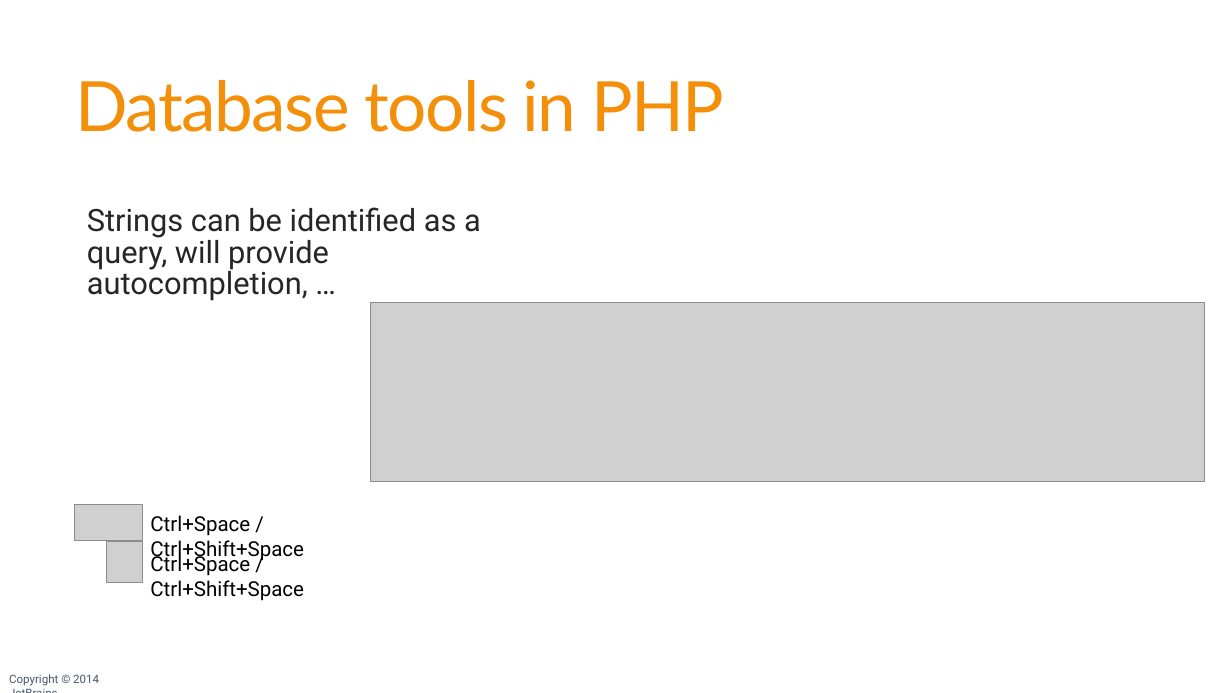
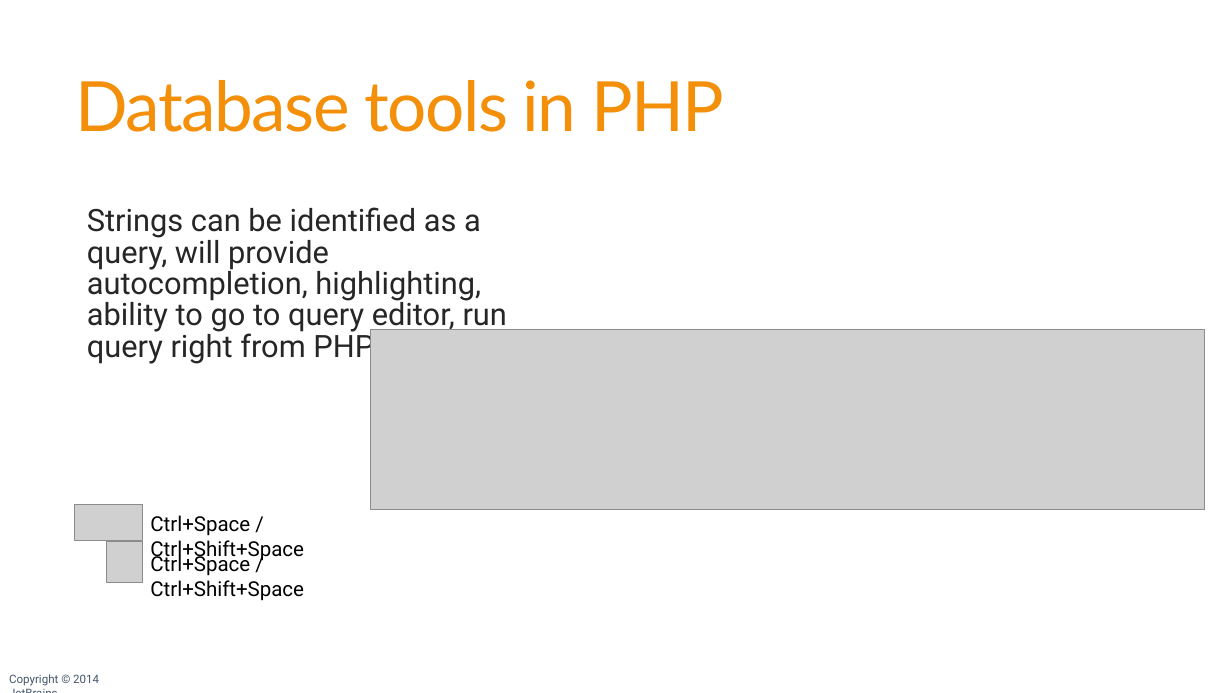
Before and after one commit to JetBrains/phpstorm-workshop, a slide deck: slide 116 of PhpStorm Workshop.pptx (slide 117 before the commit). Drawn at 1232x693 pixels with LibreOffice and Linux fonts; fonts in the diff are those of the drawing; grey boxes stand for pictures; background and template pictures are left out. Boxes give left, top, right and bottom in pixels: in the first picture for what was removed or moved away, otherwise in the second. Text is boxed around its words. In the diff, an @@ line names an element or a change of style, - is before the commit and + after.

```diff
--- a/PhpStorm Workshop.pptx
+++ b/PhpStorm Workshop.pptx
@@ text at (x1=87, y1=207, x2=507, y2=365): text changed @@
-  Strings can be identified as a query, will provide autocompletion, …
+  Strings can be identified as a query, will provide autocompletion, highlighting, ability to go to query editor, run query right from PHP file, …
@@ picture moved from (x1=371, y1=303, x2=1205, y2=482) to (x1=371, y1=330, x2=1205, y2=509) @@
```
Also in this commit, not shown: 14 other slides changed, 5 slides added, 2 slides removed, 1 other file.
